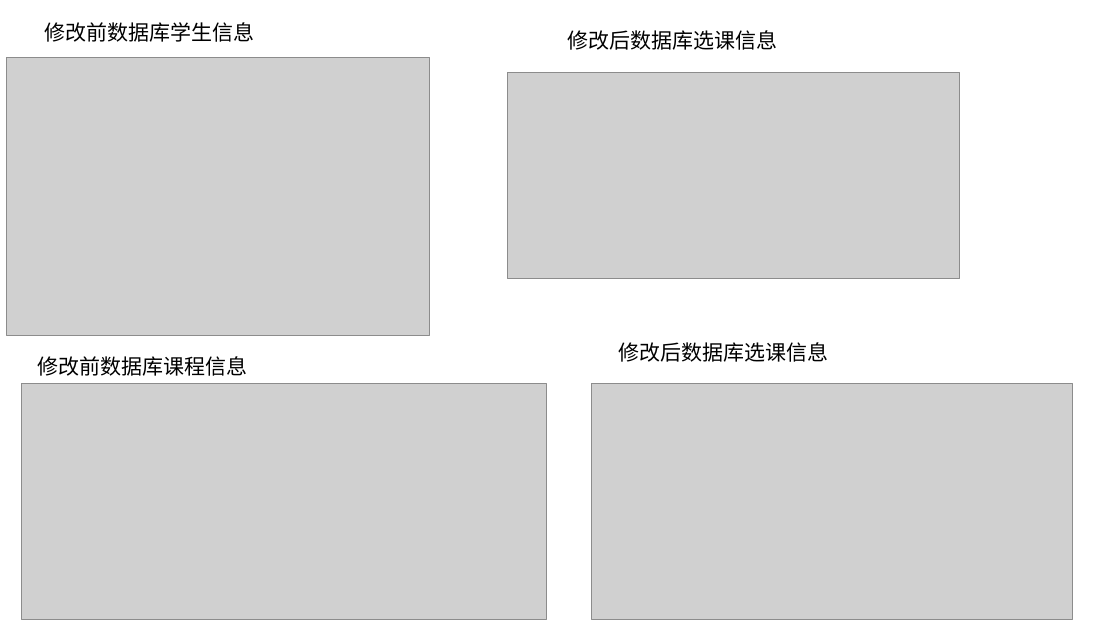
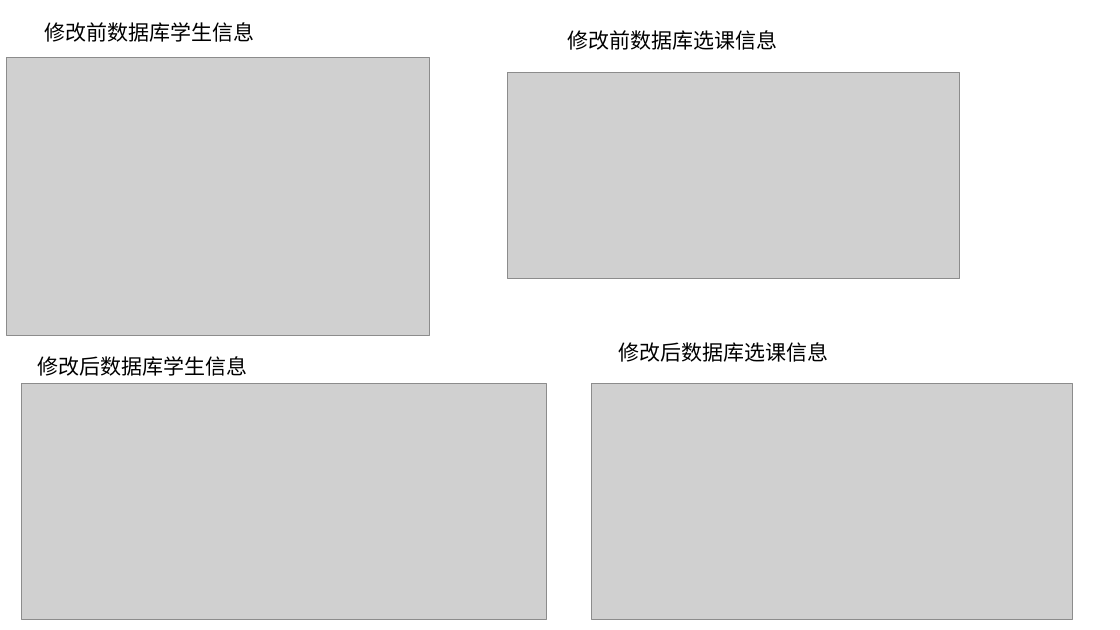
Before and after one commit to wudanwudan/selectclass, a slide deck: slide 18 of 文档和ppt/学生网上选课系统 - 学生端.pptx. Drawn at 1120x630 pixels with LibreOffice and Linux fonts; fonts in the diff are those of the drawing; grey boxes stand for pictures. Boxes give left, top, right and bottom in pixels: in the first picture for what was removed or moved away, otherwise in the second. Text is boxed around its words. In the diff, an @@ line names an element or a change of style, - is before the commit and + after.

```diff
--- a/文档和ppt/学生网上选课系统 - 学生端.pptx
+++ b/文档和ppt/学生网上选课系统 - 学生端.pptx
@@ text at (567, 30, 777, 50): text changed @@
-修改后数据库选课信息
+修改前数据库选课信息
@@ text at (37, 356, 247, 376): text changed @@
-修改前数据库课程信息
+修改后数据库学生信息
```
Also in this commit, not shown: 1 other slide changed.
